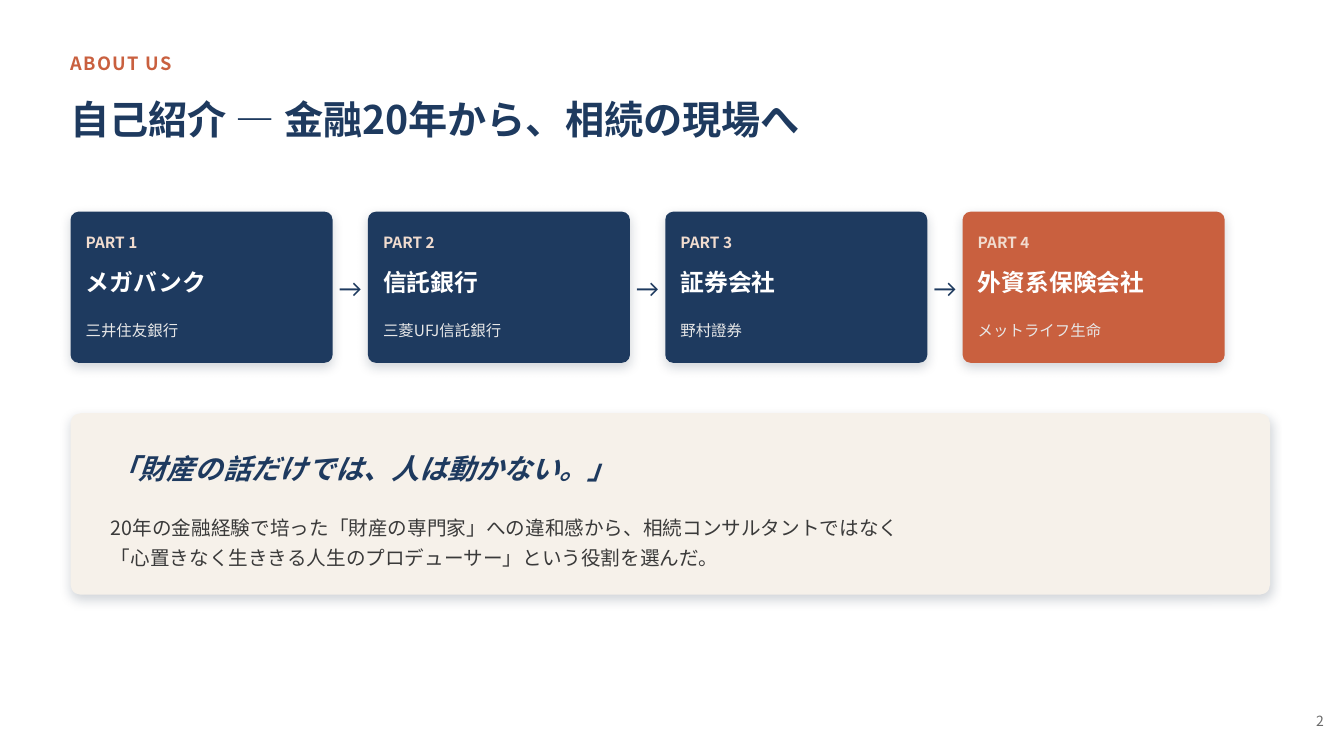
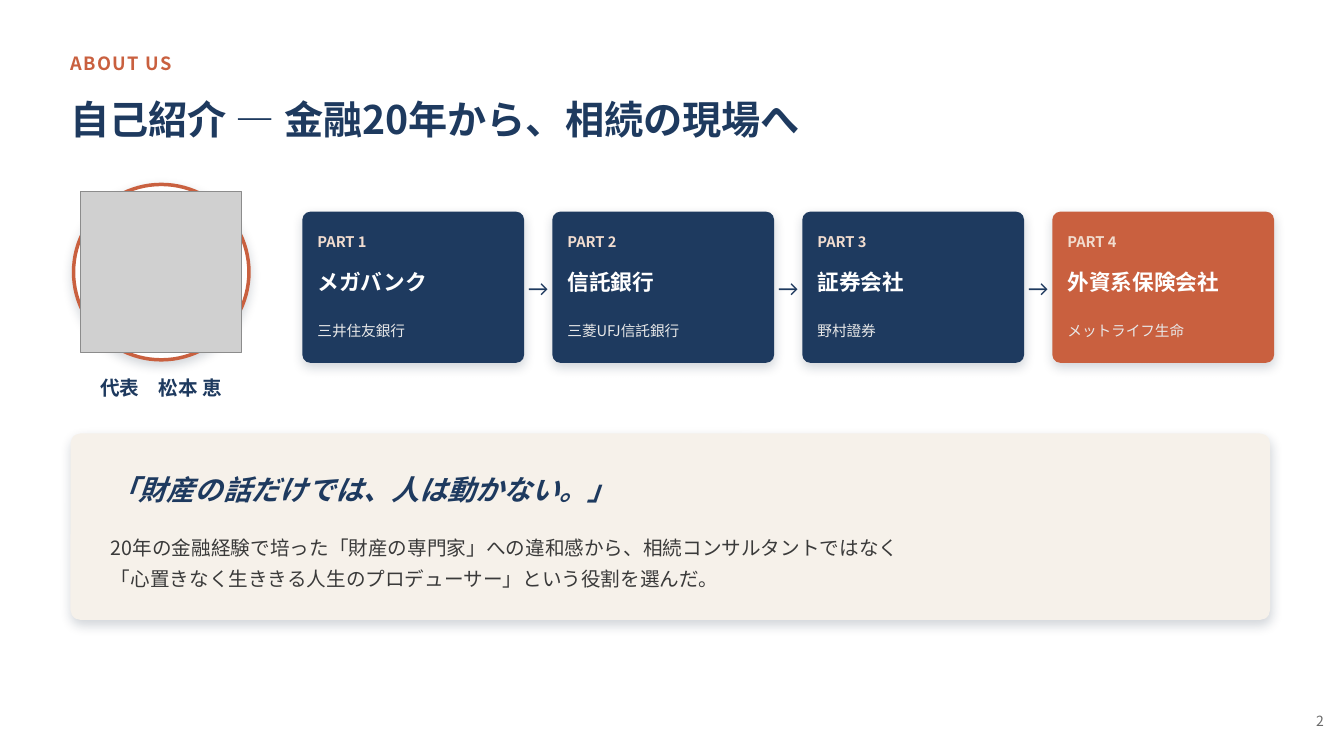
Before and after one commit to Megu124/tsunagusouzoku, a slide deck: slide 2 of manuscript/革新ビジネスアワード2026_プレゼン資料.pptx. Drawn at 1344x756 pixels with LibreOffice and Linux fonts; fonts in the diff are those of the drawing; grey boxes stand for pictures. Boxes give left, top, right and bottom in pixels: in the first picture for what was removed or moved away, otherwise in the second. Text is boxed around its words. In the diff, an @@ line names an element or a change of style, - is before the commit and + after.

```diff
--- a/manuscript/革新ビジネスアワード2026_プレゼン資料.pptx
+++ b/manuscript/革新ビジネスアワード2026_プレゼン資料.pptx
@@ ellipse added at bbox=[74, 185, 249, 360], fill #FFFFFF, outline #C9603F 2.5 pt @@
@@ picture added at bbox=[81, 192, 242, 353] @@
@@ rounded rectangle: place and size @@
-rounded rectangle at bbox=[368, 212, 630, 363]
+rounded rectangle at bbox=[302, 212, 524, 363]
@@ size 11 to 10.5 pt in 8 elements at bbox=[1067, 324, 1184, 337], bbox=[1067, 236, 1117, 247], bbox=[817, 323, 875, 337], bbox=[817, 236, 867, 247], bbox=[567, 323, 679, 337], bbox=[567, 236, 617, 247], bbox=[317, 323, 405, 338], bbox=[317, 236, 367, 247] @@
@@ text "PART 1": place and size @@
-text "PART 1" at bbox=[86, 236, 137, 248]
+text "PART 1" at bbox=[317, 236, 367, 247]
@@ rounded rectangle: place and size @@
-rounded rectangle at bbox=[71, 212, 333, 363]
+rounded rectangle at bbox=[553, 212, 774, 363]
@@ text "PART 2": place and size @@
-text "PART 2" at bbox=[383, 236, 435, 248]
+text "PART 2" at bbox=[567, 236, 617, 247]
@@ rounded rectangle: place and size @@
-rounded rectangle at bbox=[665, 212, 928, 363]
+rounded rectangle at bbox=[803, 212, 1024, 363]
@@ text "PART 3": place and size @@
-text "PART 3" at bbox=[680, 236, 732, 248]
+text "PART 3" at bbox=[817, 236, 867, 247]
@@ rounded rectangle: place and size @@
-rounded rectangle at bbox=[963, 212, 1225, 363]
+rounded rectangle at bbox=[1053, 212, 1274, 363]
@@ text "PART 4": place and size @@
-text "PART 4" at bbox=[978, 236, 1029, 248]
+text "PART 4" at bbox=[1067, 236, 1117, 247]
@@ size 17 to 15.5 pt in 4 elements at bbox=[1067, 271, 1219, 292], bbox=[817, 271, 904, 292], bbox=[567, 271, 654, 292], bbox=[317, 272, 426, 292] @@
@@ text "メガバンク": place and size @@
-text "メガバンク" at bbox=[86, 271, 206, 293]
+text "メガバンク" at bbox=[317, 272, 426, 292]
@@ text "→": place and size @@
-text "→" at bbox=[630, 262, 665, 313]
+text "→" at bbox=[524, 262, 553, 313]
@@ text "信託銀行": place and size @@
-text "信託銀行" at bbox=[383, 271, 478, 294]
+text "信託銀行" at bbox=[567, 271, 654, 292]
@@ size 18 to 16 pt in 3 elements at bbox=[1024, 262, 1053, 313], bbox=[524, 262, 553, 313], bbox=[774, 262, 803, 313] @@
@@ text "→": place and size @@
-text "→" at bbox=[333, 262, 368, 313]
+text "→" at bbox=[774, 262, 803, 313]
@@ text "証券会社": place and size @@
-text "証券会社" at bbox=[680, 270, 775, 293]
+text "証券会社" at bbox=[817, 271, 904, 292]
@@ text "→": place and size @@
-text "→" at bbox=[928, 262, 963, 313]
+text "→" at bbox=[1024, 262, 1053, 313]
@@ text "外資系保険会社": place and size @@
-text "外資系保険会社" at bbox=[978, 270, 1145, 293]
+text "外資系保険会社" at bbox=[1067, 271, 1219, 292]
@@ text "三井住友銀行": place and size @@
-text "三井住友銀行" at bbox=[86, 323, 179, 338]
+text "三井住友銀行" at bbox=[317, 323, 405, 338]
@@ text "三菱UFJ信託銀行": place and size @@
-text "三菱UFJ信託銀行" at bbox=[383, 323, 501, 338]
+text "三菱UFJ信託銀行" at bbox=[567, 323, 679, 337]
@@ text "野村證券": place and size @@
-text "野村證券" at bbox=[680, 323, 742, 338]
+text "野村證券" at bbox=[817, 323, 875, 337]
@@ text "メットライフ生命": place and size @@
-text "メットライフ生命" at bbox=[978, 323, 1101, 337]
+text "メットライフ生命" at bbox=[1067, 324, 1184, 337]
@@ text added at bbox=[100, 378, 223, 397], 14 pt, text #1E3A5F, bold @@
+代表 松本 恵
@@ rounded rectangle: place and size @@
-rounded rectangle at bbox=[71, 413, 1270, 595]
+rounded rectangle at bbox=[71, 434, 1270, 620]
@@ rounded rectangle at bbox=[71, 434, 1270, 620]: proportions changed @@
@@ text "「財産の話だけでは、人は動かない。」": place and size @@
-text "「財産の話だけでは、人は動かない。」" at bbox=[111, 455, 616, 482]
+text "「財産の話だけでは、人は動かない。」" at bbox=[111, 476, 616, 503]
@@ text "20年の金融経験で培った「財産の専門家」への違和感から、相続コンサルタントではなく": place and size @@
-text "20年の金融経験で培った「財産の専門家」への違和感から、相続コンサルタントではなく" at bbox=[111, 518, 899, 567]
+text "20年の金融経験で培った「財産の専門家」への違和感から、相続コンサルタントではなく" at bbox=[111, 538, 899, 588]
```
Also in this commit, not shown: 1 slide added.
